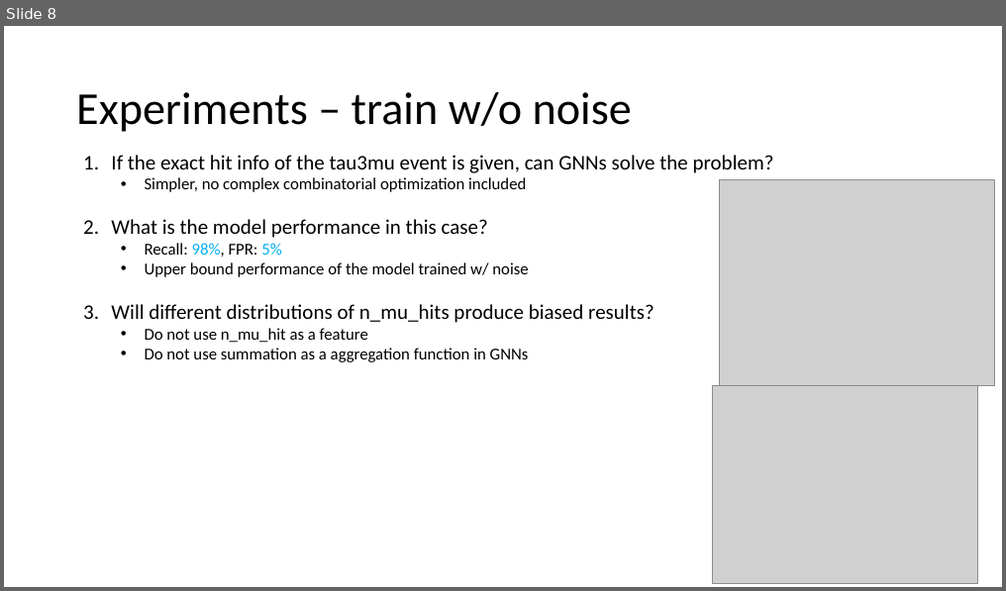
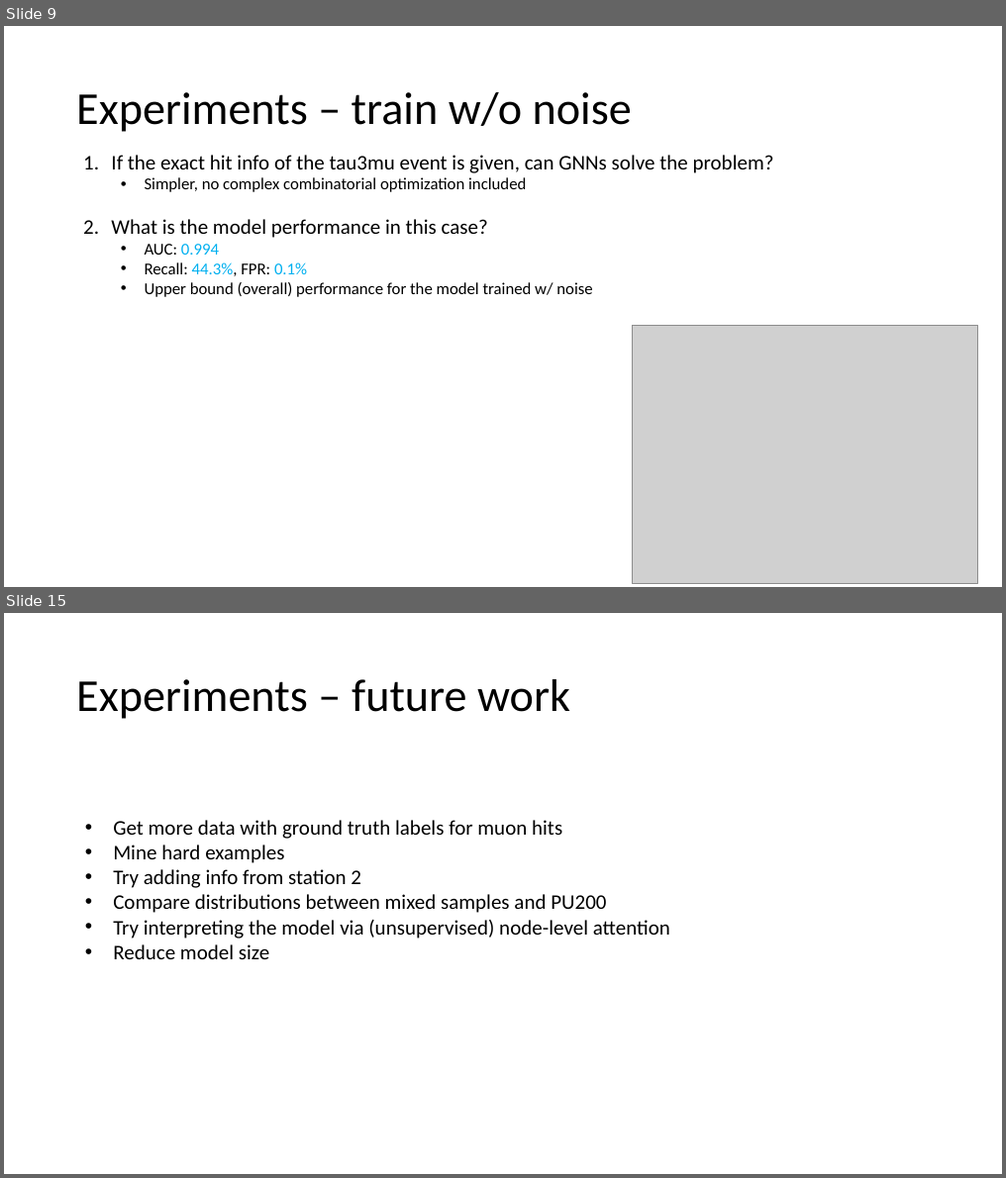
Before and after one commit to ekoenig4/Tau3MuGNNs, a slide deck: Tau3MuGNNs.pptx. Shown one above the other, each under a label of ours: slide 8 before the commit, slides 9 and 15 after it; the slides between them are not shown. The pictures are 1006x591 and 1006x1178 pixels, drawn with LibreOffice and Linux fonts; fonts in the diff are those of the drawing; grey boxes stand for pictures. Boxes give left, top, right and bottom in pixels: in the first picture for what was removed or moved away, otherwise in the second. Text is boxed around its words. In the diff, an @@ line names an element or a change of style, - is before the commit and + after.

```diff
--- a/Tau3MuGNNs.pptx
+++ b/Tau3MuGNNs.pptx
@@ slide 15 added at [4,613,1002,1174], background #FFFFFF @@
@@ title added at [76,679,570,719], 44 pt, text #000000 @@
+Experiments – future work
@@ text added at [113,820,670,959], 20 pt, text #000000 @@
+• Get more data with ground truth labels for muon hits
+• Mine hard examples
+• Try adding info from station 2
+• Compare distributions between mixed samples and PU200
+• Try interpreting the model via (unsupervised) node-level attention
+• Reduce model size
@@ what was slide 8 is now slide 9 @@
@@ slide 9 changed as well @@
@@ picture removed at [719,180,995,385] @@
@@ text at [145,244,592,297]: text changed @@
-  • Recall: 98%, FPR: 5%
-  • Upper bound performance of the model trained w/ noise
-3. Will different distributions of n_mu_hits produce biased results?
-  • Do not use n_mu_hit as a feature
-  • Do not use summation as a aggregation function in GNNs
+  • AUC: 0.994
+  • Recall: 44.3%, FPR: 0.1%
+  • Upper bound (overall) performance for the model trained w/ noise
@@ picture: place and size @@
-picture at [713,386,978,584]
+picture at [633,325,978,583]
```
Also in this commit, not shown: 5 other slides changed, 6 other slides added, 4 slides removed, 7 other files.
